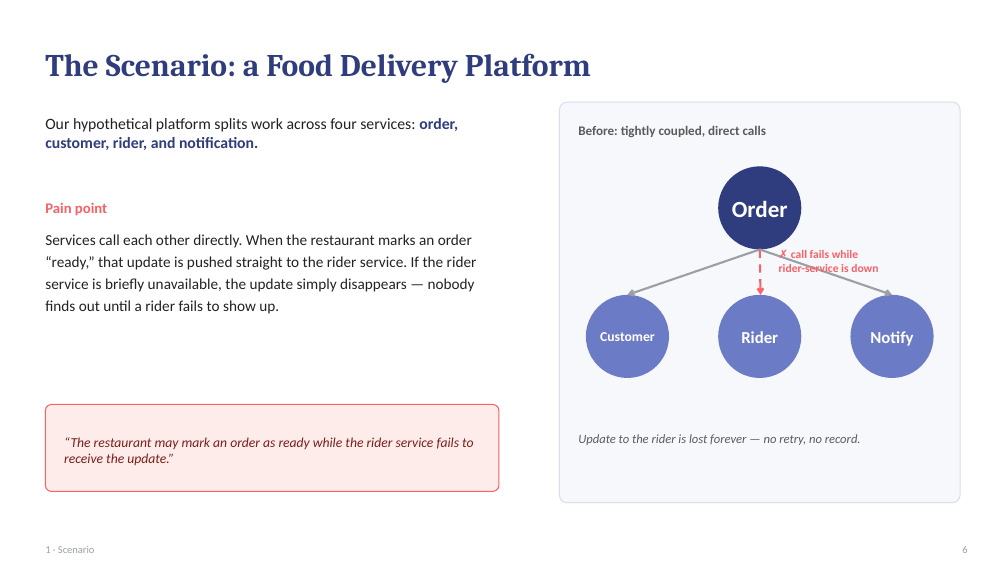
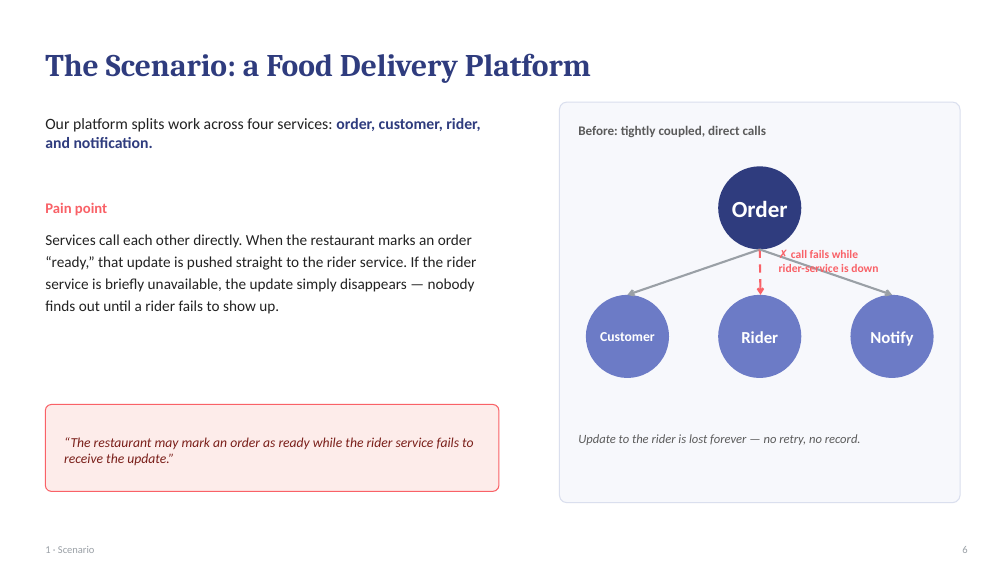
Before and after one commit to ZION-2005/Project2-Kafka-FoodDelivery, a slide deck: slide 2 of presentation/Project2-Kafka-FoodDelivery-Presentation.pptx. Drawn at 1008x567 pixels with LibreOffice and Linux fonts; fonts in the diff are those of the drawing. Boxes give left, top, right and bottom in pixels: in the first picture for what was removed or moved away, otherwise in the second. Text is boxed around its words. In the diff, an @@ line names an element or a change of style, - is before the commit and + after.

```diff
--- a/presentation/Project2-Kafka-FoodDelivery-Presentation.pptx
+++ b/presentation/Project2-Kafka-FoodDelivery-Presentation.pptx
@@ text at bbox=[45, 118, 480, 148]: text changed @@
-Our hypothetical platform splits work across four services: order, customer, rider, and notification.
+Our platform splits work across four services: order, customer, rider, and notification.
```
Also in this commit, not shown: 5 other slides changed, 1 slide added, 1 slide removed.
